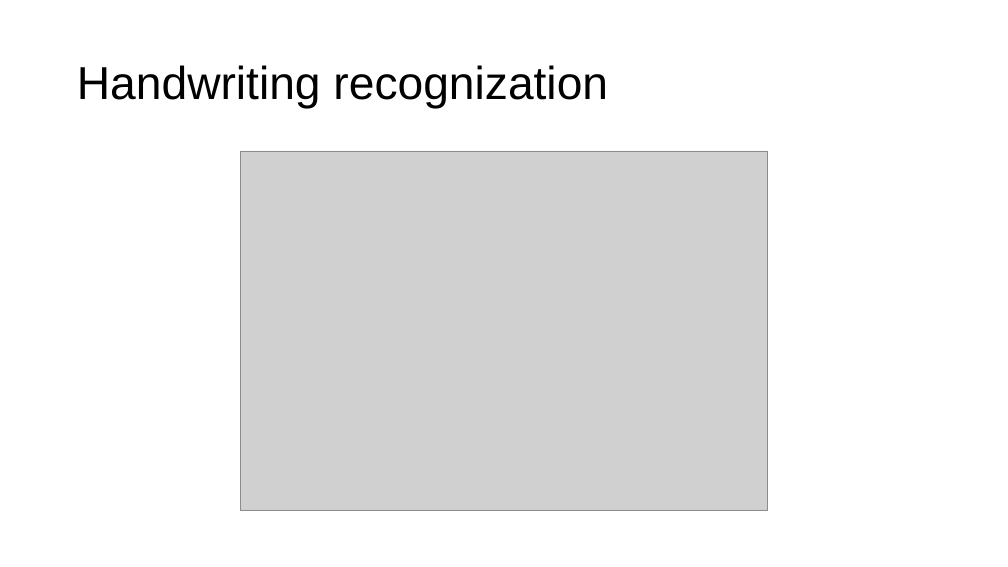
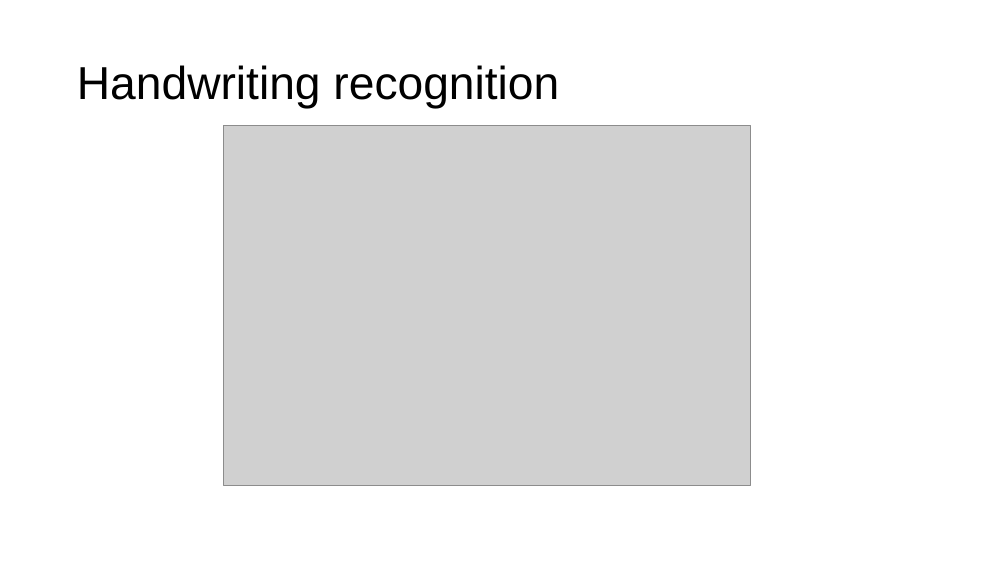
Before and after one commit to jshragge/GPGN535, a slide deck: slide 8 of 11_Machine_Learning_Introduction.pptx. Drawn at 1008x567 pixels with LibreOffice and Linux fonts; fonts in the diff are those of the drawing; grey boxes stand for pictures; background and template pictures are left out. Boxes give left, top, right and bottom in pixels: in the first picture for what was removed or moved away, otherwise in the second. Text is boxed around its words. In the diff, an @@ line names an element or a change of style, - is before the commit and + after.

```diff
--- a/11_Machine_Learning_Introduction.pptx
+++ b/11_Machine_Learning_Introduction.pptx
@@ title at box(77, 65, 559, 109): text changed @@
-Handwriting recognization
+Handwriting recognition
@@ picture: place and size @@
-picture at box(240, 151, 768, 511)
+picture at box(223, 126, 751, 485)
```
Also in this commit, not shown: 6 slides added, 2 other files.
